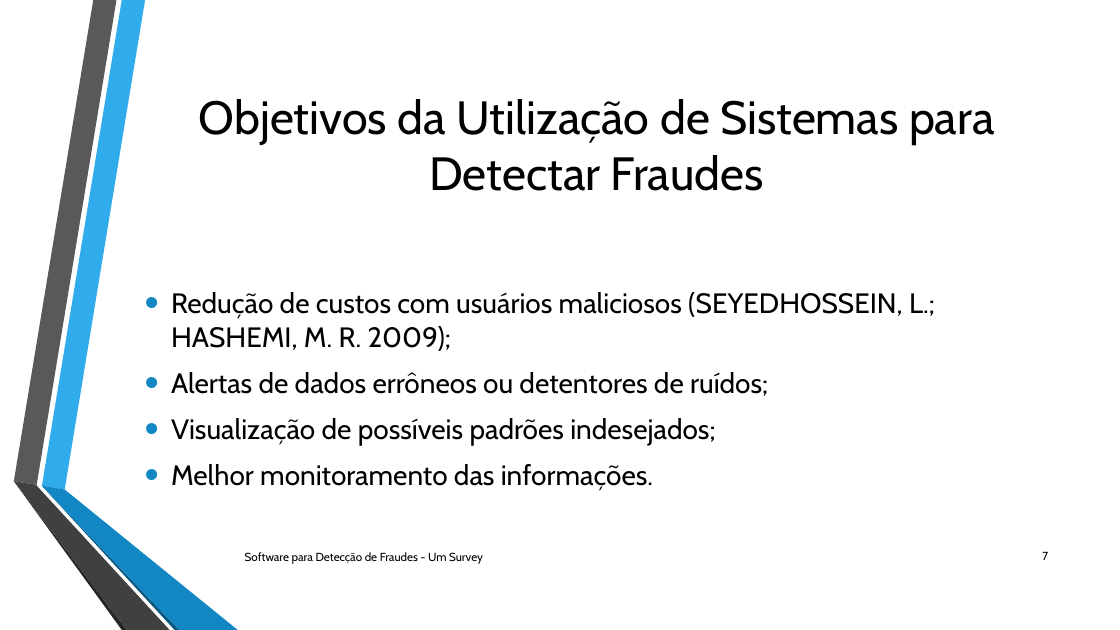
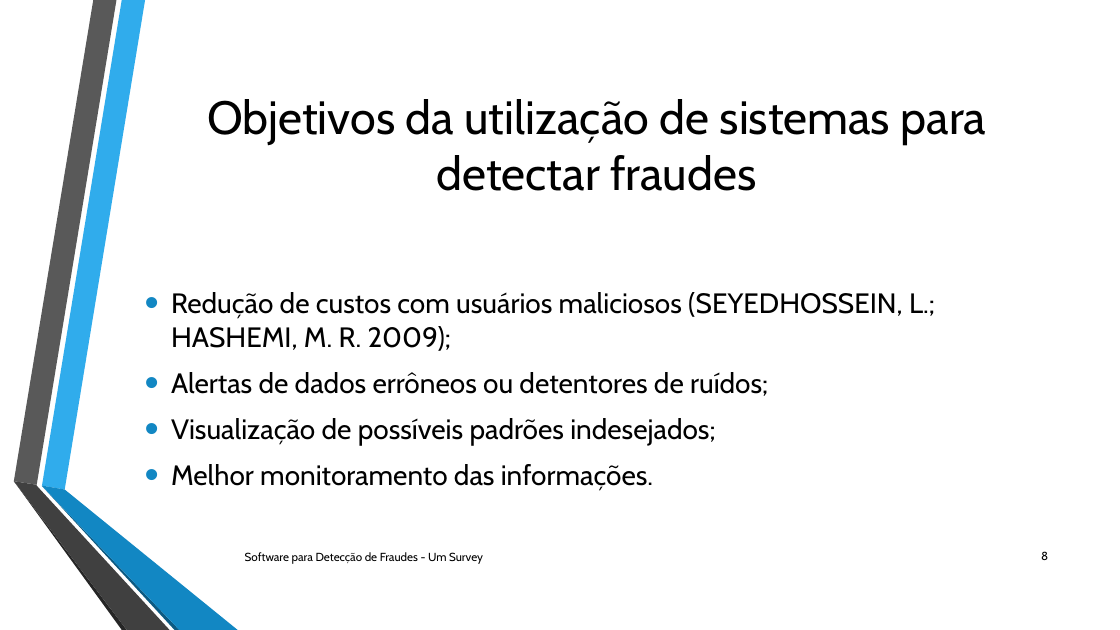
Before and after one commit to jeanzera/metodologiautfpr, a slide deck: slide 8 of Trabalho Jean Rangel/arquivos/Apresentacao/Segunda versao/Software para Detecção de Fraudes – Um Survey.pptx (slide 7 before the commit). Drawn at 1120x630 pixels with LibreOffice and Linux fonts; fonts in the diff are those of the drawing; background and template pictures are left out. Boxes give left, top, right and bottom in pixels: in the first picture for what was removed or moved away, otherwise in the second. Text is boxed around its words. In the diff, an @@ line names an element or a change of style, - is before the commit and + after.

```diff
--- a/Trabalho Jean Rangel/arquivos/Apresentacao/Segunda versao/Software para Detecção de Fraudes – Um Survey.pptx
+++ b/Trabalho Jean Rangel/arquivos/Apresentacao/Segunda versao/Software para Detecção de Fraudes – Um Survey.pptx
@@ title at [207,99,986,191]: text changed @@
-Objetivos da Utilização de Sistemas para Detectar Fraudes
+Objetivos da utilização de sistemas para detectar fraudes
@@ page number at [1041,551,1048,560]: text changed @@
-7
+8
```
Also in this commit, not shown: 5 other slides changed, 1 slide added.
